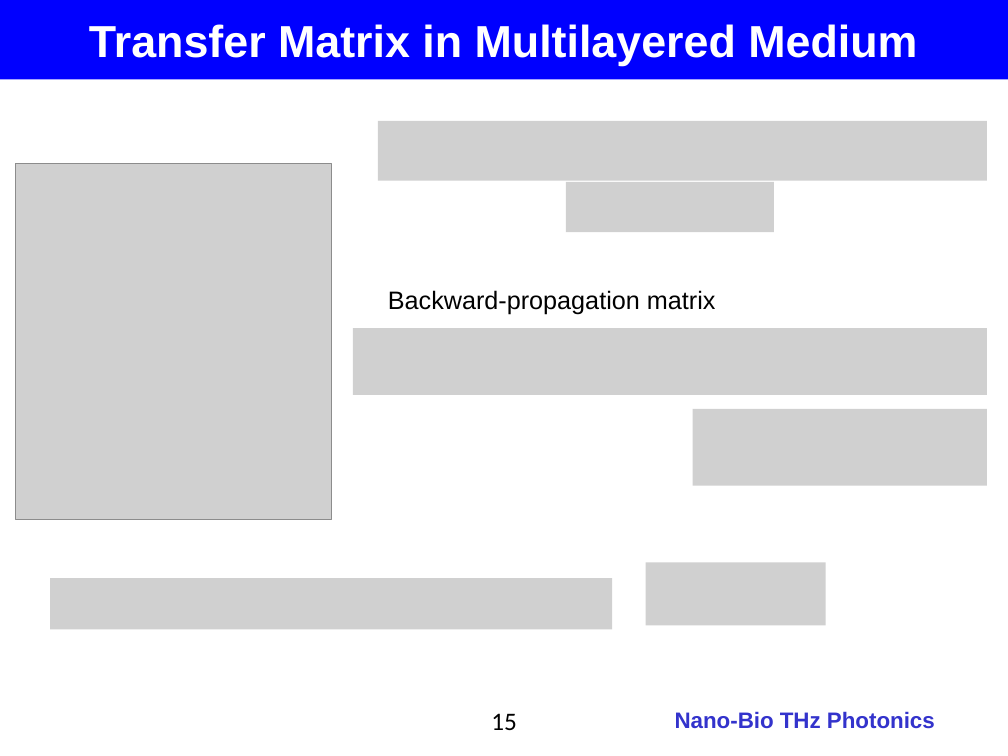
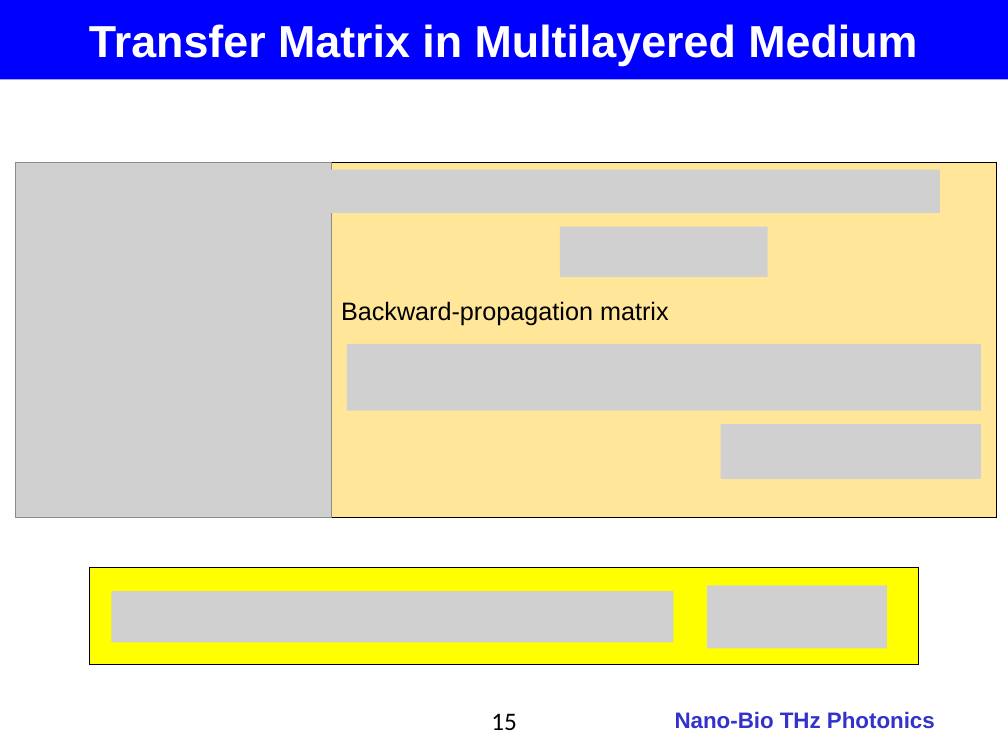
Before and after one commit to jglee96/NBTP_Lab, a slide deck: slide 15 of 개인/석사학위논문/Thesis_Presentation_v2.pptx. Drawn at 1008x756 pixels with LibreOffice and Linux fonts; fonts in the diff are those of the drawing; grey boxes stand for pictures; background and template pictures are left out. Boxes give left, top, right and bottom in pixels: in the first picture for what was removed or moved away, otherwise in the second. Text is boxed around its words. In the diff, an @@ line names an element or a change of style, - is before the commit and + after.

```diff
--- a/개인/석사학위논문/Thesis_Presentation_v2.pptx
+++ b/개인/석사학위논문/Thesis_Presentation_v2.pptx
@@ picture removed at (378, 121, 987, 180) @@
@@ rectangle added at (332, 162, 997, 518), fill #FFE699, outline #000000 1 pt @@
@@ picture added at (332, 169, 940, 213) @@
@@ picture removed at (565, 181, 773, 232) @@
@@ picture added at (559, 227, 767, 277) @@
@@ text "Backward-propagation matrix": place and size @@
-text "Backward-propagation matrix" at (388, 290, 716, 314)
+text "Backward-propagation matrix" at (341, 301, 669, 325)
@@ text "Backward-propagation matrix" at (341, 301, 669, 325): line spacing 1.5 to 1 @@
@@ picture: place and size @@
-picture at (353, 329, 987, 395)
+picture at (347, 344, 981, 410)
@@ picture: place and size @@
-picture at (692, 409, 987, 486)
+picture at (721, 424, 981, 479)
@@ rectangle added at (90, 568, 918, 664), fill #FFFF00, outline #000000 1 pt @@
@@ picture: place and size @@
-picture at (50, 578, 613, 629)
+picture at (112, 591, 674, 642)
@@ picture: place and size @@
-picture at (646, 562, 826, 625)
+picture at (707, 586, 886, 648)
```
Also in this commit, not shown: 14 other slides changed, 2 slides added, 1 slide removed, 5 other files.
